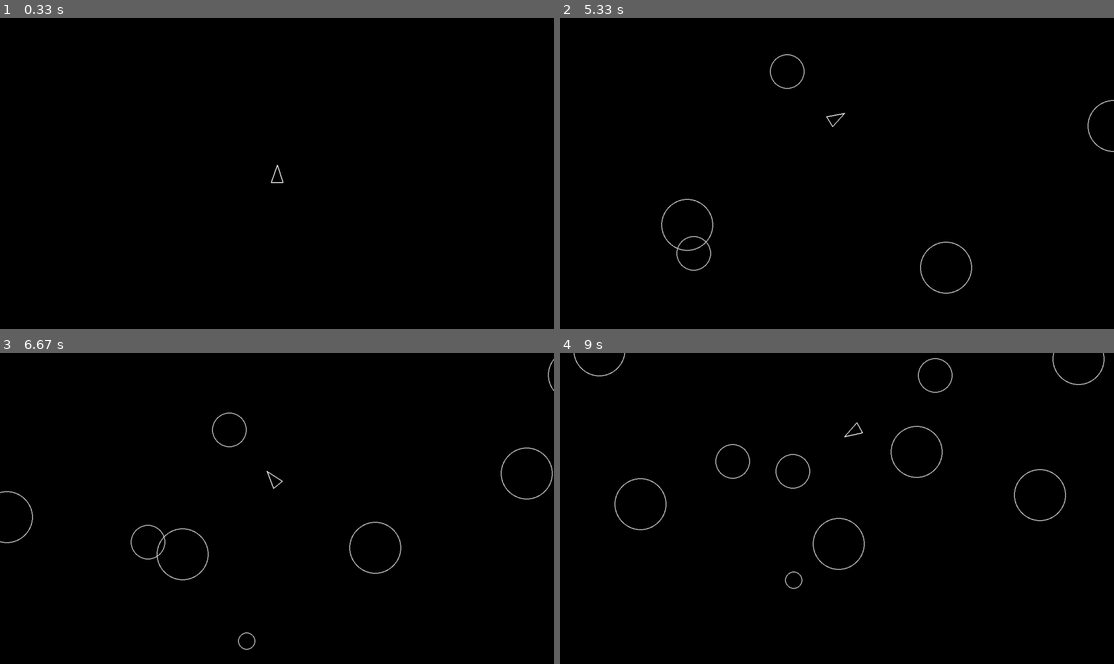
Above: before the commit, frames 1-4 (two rows, left to right).
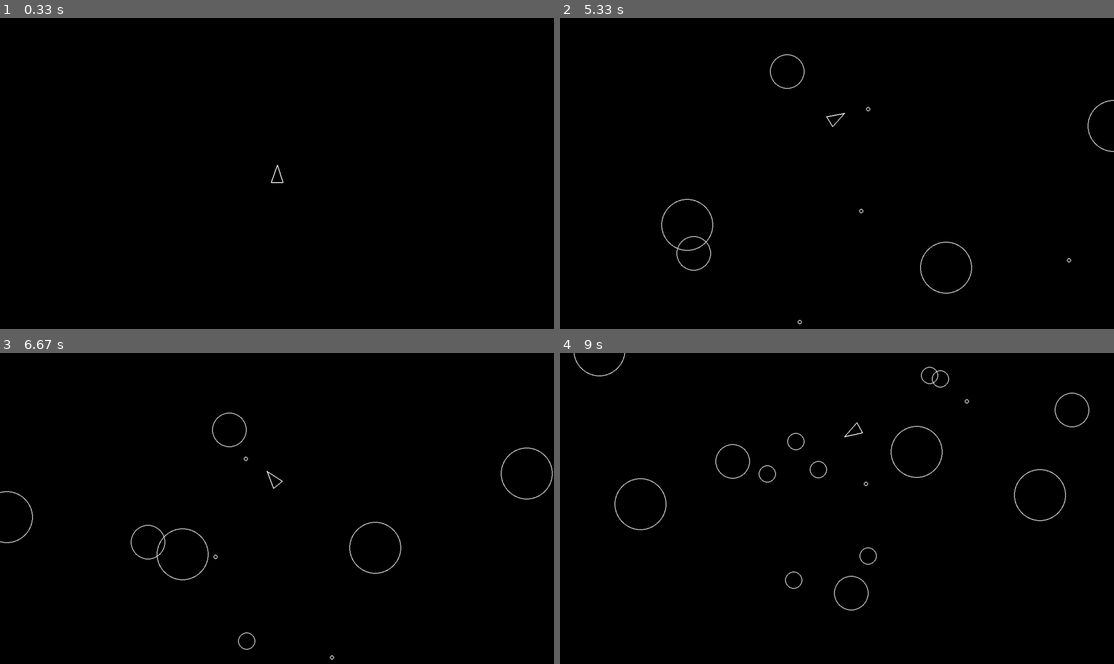
Above: after the commit, the same moments.

Repository: Sanghun1Adam1Park/Asteroids-pygame
Game: pygame game, started from main.py
Two runs of this game, one before a commit and one after it. Both use one fixed random seed, a clock stepped at 60 frames per second and the inputs below.
Inputs:
- Up to frame 1 (0.33 s): no input
- Up to frame 2 (5.33 s): tap Space at 0.33, 0.73, 1.03, 1.23, 1.57, 1.87, 2.07, 2.37, 2.63, 2.97, 3.27, 3.4, 3.8, 4.1, 4.47, 4.87, 5.17 s; hold Right 0.67-1.13 s; hold Up 1.17-1.47 s; hold Right 1.5-1.97 s; hold Left 2-2.53 s; hold Down 2.57-2.87 s; hold Left 2.9-3.3 s; hold Up 3.33-3.7 s; hold Right 3.73-4.37 s; hold Down 4.4-4.77 s; hold Left 4.8-5.27 s; hold Right from 5.3 s (still down)
- Up to frame 3 (6.67 s): tap Space at 5.37, 5.67, 5.87, 6.2, 6.5 s; release Right at 5.77 s; hold Up 5.8-6.1 s; hold Right 6.13-6.6 s; hold Left from 6.63 s (still down)
- Up to frame 4 (9 s): tap Space at 6.7, 7, 7.27, 7.6, 7.9, 8.03, 8.43, 8.73 s; release Left at 7.17 s; hold Down 7.2-7.5 s; hold Left 7.53-7.93 s; hold Up 7.97-8.33 s; hold Right from 8.37 s (still down)

Frame 1 is identical in both runs. In frame 2, less than 0.1% of the frame differs, in the area x 42-93%, y 28-99%; in frame 3, less than 0.1%; in frame 4, 0.8%, in the area x 35-99%, y 0-83%.

Commit message:
5: implemented shooting and its logic

Diff:
--- a/asteroid.py
+++ b/asteroid.py
@@ -1,5 +1,7 @@
 import pygame
 from circleshape import CircleShape
+from constants import ASTEROID_MIN_RADIUS
+import random
 
 class Asteroid(CircleShape):
 
@@ -16,3 +18,20 @@
 
     def __move(self, dt):
         self.position += pygame.Vector2(0, -1).rotate(self.rotation) * (PLAYER_SPEED * dt) # direction * distance
+
+    def split(self):
+        self.kill()
+
+        if self.radius <= ASTEROID_MIN_RADIUS: return
+
+        rangle = random.uniform(20, 50)
+        new_vector_1 = self.velocity.rotate(rangle) * 1.2
+        new_vector_2 = self.velocity.rotate(-rangle) * 1.2
+        new_radius = self.radius - ASTEROID_MIN_RADIUS
+        x, y = self.position
+
+        a1 = Asteroid(x, y, new_radius)
+        a2 = Asteroid(x, y, new_radius)
+
+        a1.velocity = new_vector_1
+        a2.velocity = new_vector_2
--- a/constants.py
+++ b/constants.py
@@ -5,6 +5,11 @@
 ASTEROID_KINDS = 3
 ASTEROID_SPAWN_RATE = 0.8  # seconds
 ASTEROID_MAX_RADIUS = ASTEROID_MIN_RADIUS * ASTEROID_KINDS
+
 PLAYER_RADIUS = 20
 PLAYER_TURN_SPEED = 300
 PLAYER_SPEED = 200
+PLAYER_SHOT_SPEED = 500
+PLAYER_COOLDOWN = 0.3
+
+SHOT_RADIUS = 5
--- a/main.py
+++ b/main.py
@@ -4,6 +4,7 @@
 from asteroid import Asteroid
 from asteroidfield import AsteroidField
 import sys
+from shot import Shot
 
 def main():
     pygame.init()
@@ -13,12 +14,14 @@
     updatable = pygame.sprite.Group()
     drawable = pygame.sprite.Group()
     asteroids = pygame.sprite.Group()
+    shots = pygame.sprite.Group()
 
     Asteroid.containers = (asteroids, updatable, drawable)
+    Shot.containers = (shots, updatable, drawable)
     AsteroidField.containers = updatable
     asteroid_field = AsteroidField()
 
-    Player.containers = (updatable, drawable)
+    Player.containers = (updatable, drawable, shots)
     player = Player(SCREEN_WIDTH / 2, SCREEN_HEIGHT / 2)
 
     dt = 0
@@ -26,13 +29,19 @@
     while True:
         for event in pygame.event.get():
             if event.type == pygame.QUIT:
-                return
+                sys.exit()
 
         updatable.update(dt)
         for a in asteroids:
             if a.collision_check(player):
                 print("Game Over!")
                 sys.exit()
+
+        for a in asteroids:
+            for s in shots:
+                if s.collision_check(a):
+                    s.kill()
+                    a.split()
 
         screen.fill((0, 0, 0))
         for obj in drawable:
--- a/player.py
+++ b/player.py
@@ -1,12 +1,18 @@
 import pygame
 from circleshape import CircleShape
-from constants import PLAYER_RADIUS, PLAYER_TURN_SPEED, PLAYER_SPEED
+from constants import (
+    PLAYER_RADIUS, PLAYER_TURN_SPEED,
+    PLAYER_SPEED, PLAYER_SHOT_SPEED,
+    PLAYER_COOLDOWN
+)
+from shot import Shot
 
 class Player(CircleShape):
 
     def __init__(self, x: int, y: int):
         super().__init__(x, y, PLAYER_RADIUS)
         self.rotation = 0
+        self.cooldown = 0
 
     # in the player class
     def triangle(self):
@@ -24,6 +30,7 @@
 
     def update(self, dt):
         keys = pygame.key.get_pressed()
+        self.cooldown -= dt
 
         if keys[pygame.K_LEFT]:
             self.__rotate(-dt)
@@ -33,6 +40,8 @@
             self.__move(dt)
         if keys[pygame.K_DOWN]:
             self.__move(-dt)
+        if keys[pygame.K_SPACE] and self.cooldown <= 0:
+            self.__shoot(dt)
 
     def __rotate(self, dt):
         self.rotation += PLAYER_TURN_SPEED * dt
@@ -40,3 +49,9 @@
 
     def __move(self, dt):
         self.position += pygame.Vector2(0, -1).rotate(self.rotation) * (PLAYER_SPEED * dt) # direction * distance
+
+    def __shoot(self, dt):
+        x, y = self.position
+        shot = Shot(x, y)
+        shot.velocity = pygame.Vector2(0, -1).rotate(self.rotation) * PLAYER_SHOT_SPEED
+        self.cooldown = PLAYER_COOLDOWN
--- /dev/null
+++ b/shot.py
@@ -0,0 +1,16 @@
+from circleshape import CircleShape
+from constants import SHOT_RADIUS
+import pygame
+
+class Shot(CircleShape):
+
+    def __init__(self, x, y):
+        super().__init__(x, y, SHOT_RADIUS)
+
+    def draw(self, screen):
+        pygame.draw.circle(
+            screen, (205, 205, 205), self.position, self.radius, 2
+        )
+
+    def update(self, dt):
+       self.position += self.velocity * dt
